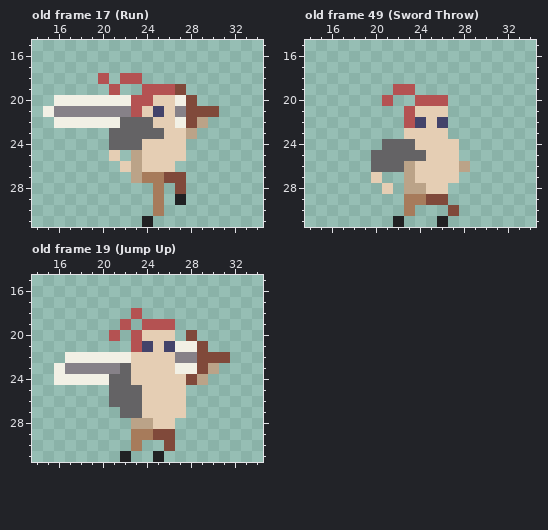
One commit to this pixel-art file: Assets/Entities/Playable/Sword Master/Sprite/Swordmaster.aseprite. Above is the file before it was changed.
48x32 pixels, 53 frames. Shown: old frame 17 (Run): x 14..34, y 15..31; old frame 49 (Sword Throw): x 14..34, y 15..31; old frame 19 (Jump Up): x 14..34, y 15..31. The commit also changed other frames, which this record leaves out.
Once edited:
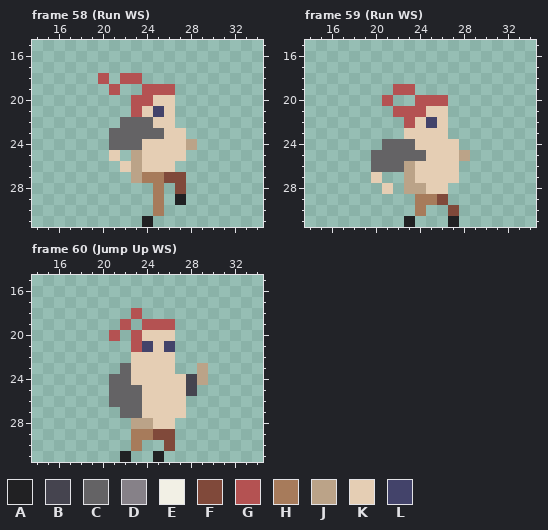
Palette (. is transparent): A #212123  B #45444f  C #646365  D #868188  E #f2f0e5  F #80493a  G #b45252  H #a77b5b  J #bba388  K #e5ceb4  L #43436a
A new or re-ordered frame is compared with the old frame closest to it.
Log entry: Create Swordmaster sprites when he doesnt have Sword
The edit:
frames 53 -> 72
Frame 58 (Run WS) is new; against old frame 17 (Run), layers "Sword", "Right Arm":
y 19: x 27 F -> .
y 20: x 16..22 EEEEEEE -> .......; x 27..28 EF -> ..
y 21: x 15..22 EDDDDDDD -> ........; x 27..30 DFFF -> ....
y 22: x 16..21 EEEEEE -> ......; x 27..29 EFJ -> ...
y 23: x 28 J -> .
y 24: x 28 . -> J
Frame 59 (Run WS) is new; against old frame 49 (Sword Throw):
y 21: x 22 . -> G; x 24 K -> G
y 22: x 24..26 LKL -> KLK
y 25: x 28 . -> J
y 26: x 28 J -> .
y 29: x 23 H -> .; x 25 F -> H
y 30: x 23..24 H. -> .H
y 31: x 22..23 A. -> .A; x 26..27 A. -> .A
Frame 60 (Jump Up WS) is new; against old frame 19 (Jump Up), layers "Sword", "Right Arm":
y 20: x 28 F -> .
y 21: x 27..29 EEF -> ...
y 22: x 17..22 EEEEEE -> ......; x 27..31 DDFFF -> .....
y 23: x 16..21 EDDDDD -> ......; x 27..30 EEFJ -> ..J.
y 24: x 16..20 EEEEE -> .....; x 28 F -> B
y 25: x 28 . -> B
Where, in picture pixels (left, top, right, bottom), the same in both pictures:
changed: (175, 84, 219, 150)
erased: (43, 95, 131, 128)
changed: (393, 106, 470, 227)
changed: (175, 330, 230, 396)
erased: (54, 352, 131, 385)
